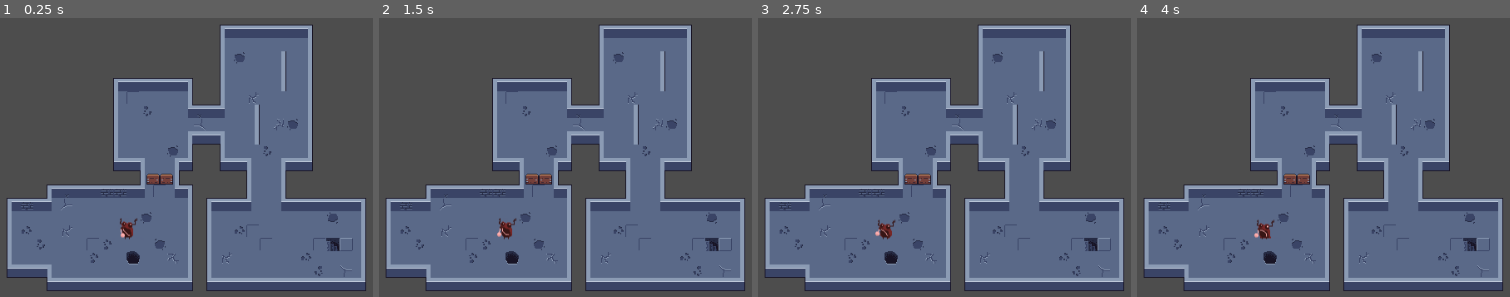
Above: before the commit, frames 1-4 (left to right).
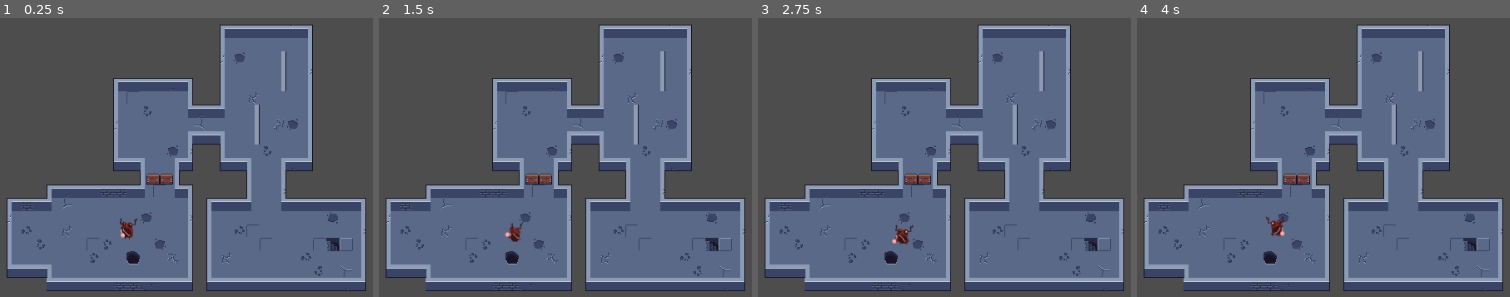
Above: after the commit, the same moments.

Repository: DrunkenRook/Projects
Game: Godot game, scene res://Scenes/main.tscn
The game is run twice, just before and just after one commit, with the same random seed, the same clock (stepped at 60 frames per second) and the same inputs.
Inputs:
- Up to frame 1 (0.25 s): no input
- Up to frame 2 (1.5 s): tap Enter at 0.5 s; hold D (moveRight) 0.53-1.28 s; hold S (moveDown) from 1.28 s (still down)
- Up to frame 3 (2.75 s): release S (moveDown) at 2.03 s; hold D (moveRight) from 2.03 s (still down)
- Up to frame 4 (4 s): release D (moveRight) at 2.78 s; hold W (moveUp) 2.78-3.53 s; tap Space at 3.5 s; hold A (moveLeft) from 3.53 s (still down)

The runs differ from the first frame. In frame 1, 0.1% of the frame differs, in the area x 1-99%, y 2-98%; in frame 2, 0.5%; in frame 3, 0.5%; in frame 4, 0.5%.

Commit message:
Player movement and animation successfully work together

Diff:
--- a/GoDot/dungeon-delver/Scenes/main.tscn
+++ b/GoDot/dungeon-delver/Scenes/main.tscn
@@ -171,25 +171,29 @@
 
 [node name="Player" parent="." instance=ExtResource("1_8gbba")]
 z_index = 1
+collision_layer = 2
+collision_mask = 2
 
 [node name="RoomTemplate" type="StaticBody2D" parent="."]
 script = ExtResource("2_jjvhh")
 
 [node name="Map" type="TileMapLayer" parent="RoomTemplate"]
+light_mask = 4
+visibility_layer = 4
 tile_map_data = PackedByteArray("AAD+////AgABAAEAAAD/////AgABAAEAAAAAAP//AgABAAEAAAABAP//AgAFAAIAAAACAP//AgABAAEAAAACAA …(5104 unchanged characters)…
 tile_set = SubResource("TileSet_8gbba")
+collision_enabled = false
 
 [node name="Wallsmap" type="TileMapLayer" parent="RoomTemplate"]
-visible = false
+light_mask = 3
+visibility_layer = 3
 tile_map_data = PackedByteArray("AAD7/wQAAAABAAQAAAD8/wQAAAABAAQAAAD9/wQAAAABAAQAAAD+/wQAAAABAAQAAAD//wQAAAAFAAQAAAAAAA …(2032 unchanged characters)…
 tile_set = SubResource("TileSet_jjvhh")
 
 [node name="Walls" type="CollisionPolygon2D" parent="RoomTemplate"]
-visible = false
 polygon = PackedVector2Array(-136, -16, -88, -16, -88, -32, 24, -32, 24, -72, -8, -72, -8, -160, 72, -160, 72, -128, 120, -128, 120, -224, 216, -224, 232, -224, 232, -248, -168, -248, -168, 80, -136, 80)
 
 [node name="Walls2" type="CollisionPolygon2D" parent="RoomTemplate"]
-visible = false
 polygon = PackedVector2Array(-136, 56, -88, 56, -88, 72, 72, 72, 72, -32, 56, -32, 56, -72, 72, -72, 72, -104, 120, -104, 120, -72, 152, -72, 152, -16, 104, -16, 104, 72, 280, 72, 280, -16, 184, -16, 184, -72, 216, -72, 216, -224, 232, -224, 232, -48, 304, -48, 304, 88, -136, 88)
 
 [node name="Stairs" type="Node2D" parent="RoomTemplate"]
@@ -230,3 +234,4 @@
 [node name="SecondRoomDoor" type="Node2D" parent="RoomTemplate"]
 
 [node name="Door" type="Node2D" parent="RoomTemplate/SecondRoomDoor"]
+position = Vector2(-176, -248)
--- a/GoDot/dungeon-delver/Scenes/player.gd
+++ b/GoDot/dungeon-delver/Scenes/player.gd
@@ -9,25 +9,23 @@
 
 func ready():
 	screen_size = get_viewport().size
-	$PlayerAnimation.animation = (&"Idle")
-	$PlayerAnimation.play()
+	$PlayerAnimation.play(&"Idle", true)
 
-func process(delta):
+func _process(delta):
 	var velocity = Vector2.ZERO
-	if Input.is_action_pressed(&"moveRight"):
-		velocity.x += 10
-	if Input.is_action_pressed(&"moveLeft"):
-		velocity.x -= 10
-	if Input.is_action_pressed(&"moveDown"):
-		velocity.y += 10
-	if Input.is_action_pressed(&"moveUp"):
-		velocity.y -= 10
+	if Input.is_action_pressed("moveRight"):
+		velocity.x += 15
+	if Input.is_action_pressed("moveLeft"):
+		velocity.x -= 15
+	if Input.is_action_pressed("moveDown"):
+		velocity.y += 15
+	if Input.is_action_pressed("moveUp"):
+		velocity.y -= 15
 
-	position += velocity * delta
-	#position = position.clamp(Vector2.ZERO, screen_size)
-
-	if velocity.x != 0:
+	if velocity.x != 0 or velocity.y != 0:
 		$PlayerAnimation.animation = &"Run"
 		$PlayerAnimation.flip_h = velocity.x < 0
 	else:
 		$PlayerAnimation.animation = &"Idle"
+
+	position += velocity * delta
--- a/GoDot/dungeon-delver/Scenes/player.tscn
+++ b/GoDot/dungeon-delver/Scenes/player.tscn
@@ -179,7 +179,7 @@
 }],
 "loop": true,
 "name": &"Hit",
-"speed": 5.0
+"speed": 3.0
 }, {
 "frames": [{
 "duration": 1.0,
@@ -199,7 +199,7 @@
 }],
 "loop": true,
 "name": &"Idle",
-"speed": 5.0
+"speed": 4.0
 }, {
 "frames": [{
 "duration": 1.0,
@@ -232,12 +232,15 @@
 }]
 
 [node name="Player" type="CharacterBody2D"]
+collision_layer = 2
+collision_mask = 2
 script = ExtResource("1_x3wgy")
 
 [node name="PlayerAnimation" type="AnimatedSprite2D" parent="."]
 position = Vector2(0, 5)
 sprite_frames = SubResource("SpriteFrames_3smsa")
 animation = &"Run"
+frame_progress = 0.28228888
 metadata/_edit_group_ = true
 metadata/_edit_lock_ = true
 
@@ -248,3 +251,4 @@
 metadata/_edit_lock_ = true
 
 [connection signal="ready" from="." to="." method="ready"]
+[connection signal="animation_finished" from="PlayerAnimation" to="." method="attack_animation"]
